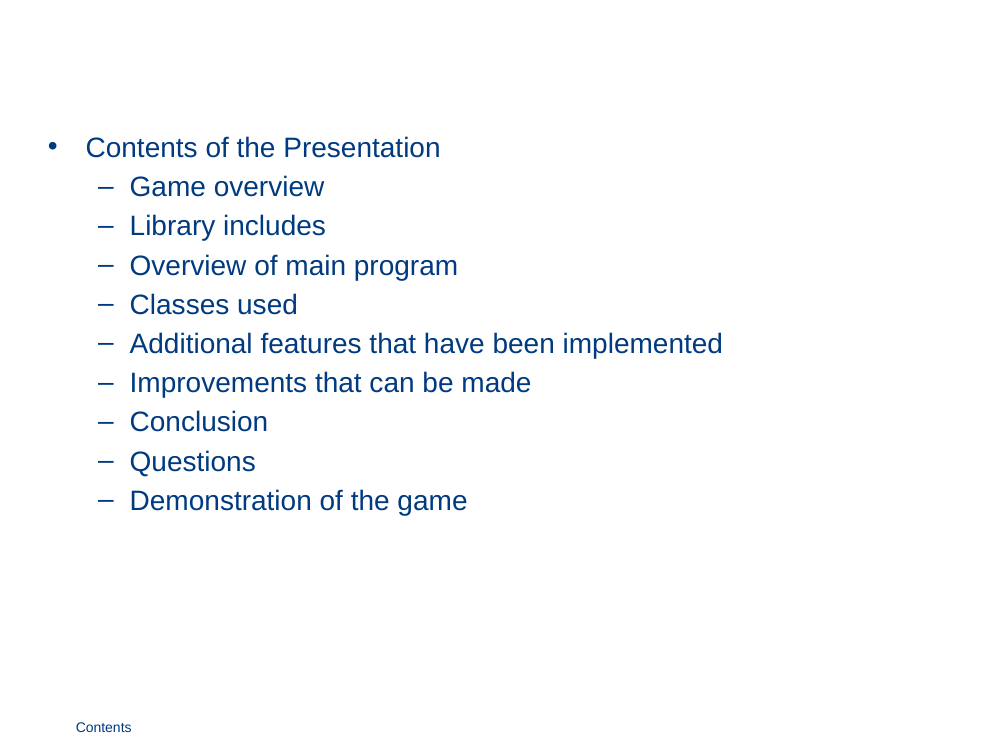
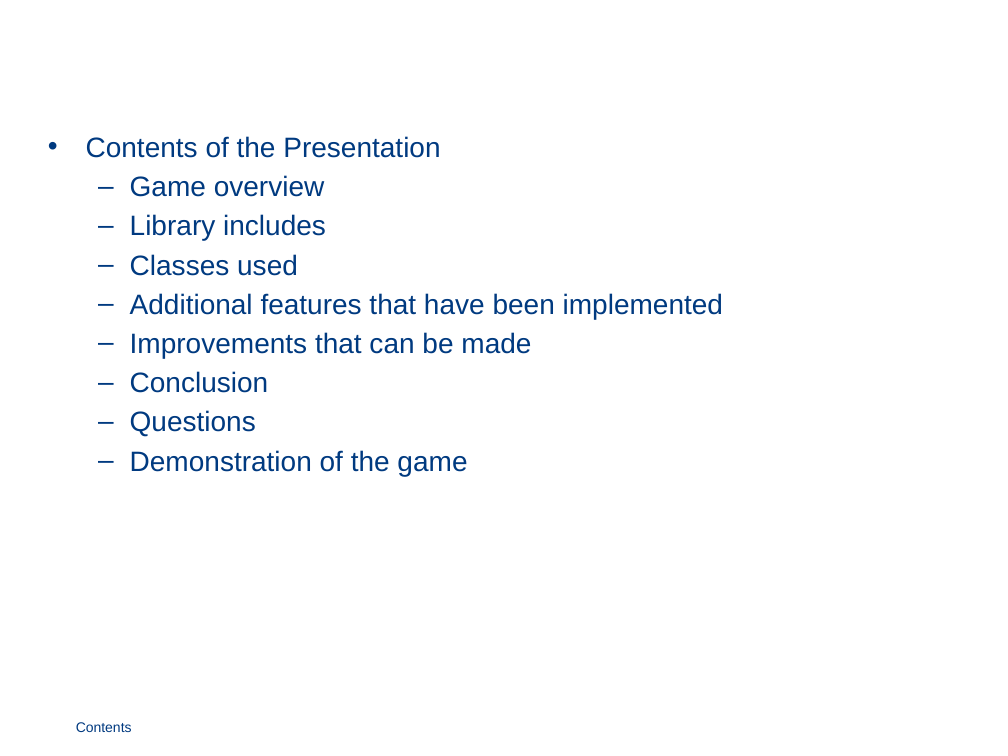
Before and after one commit to martijnvandijke/Computation-2, a slide deck: slide 3 of Presentation/Tower Defense.pptx. Drawn at 1008x756 pixels with LibreOffice and Linux fonts; fonts in the diff are those of the drawing; background and template pictures are left out. Boxes give left, top, right and bottom in pixels: in the first picture for what was removed or moved away, otherwise in the second. Text is boxed around its words. In the diff, an @@ line names an element or a change of style, - is before the commit and + after.

```diff
--- a/Presentation/Tower Defense.pptx
+++ b/Presentation/Tower Defense.pptx
@@ text at (x1=130, y1=254, x2=458, y2=280): paragraph removed @@
-  – Overview of main program
```
Also in this commit, not shown: 6 other slides changed.
